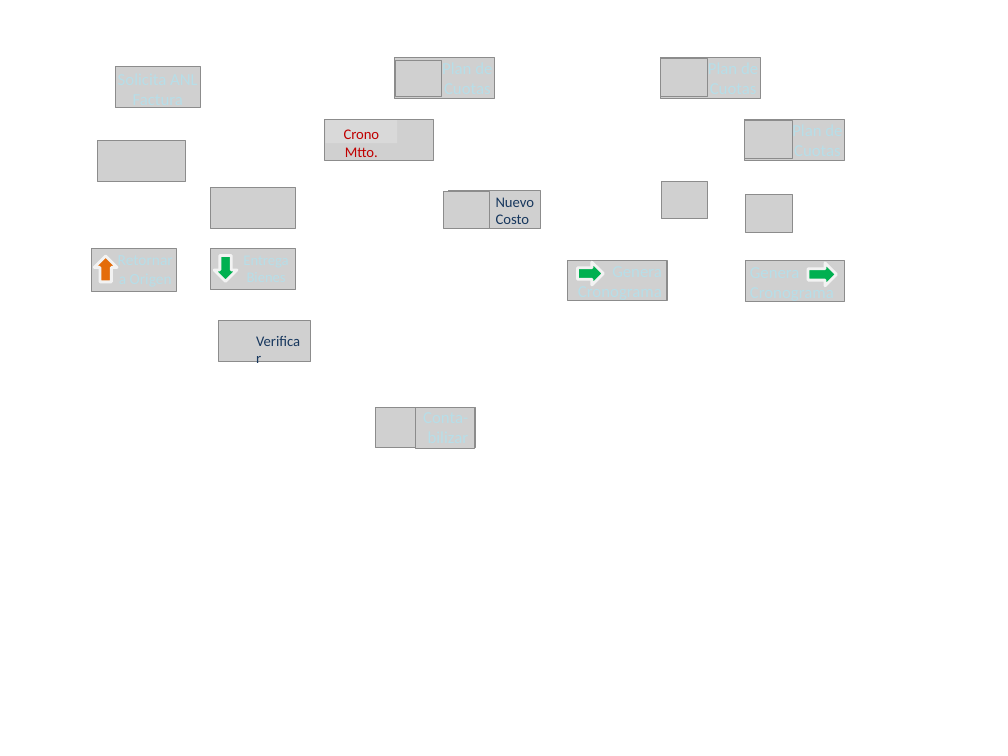
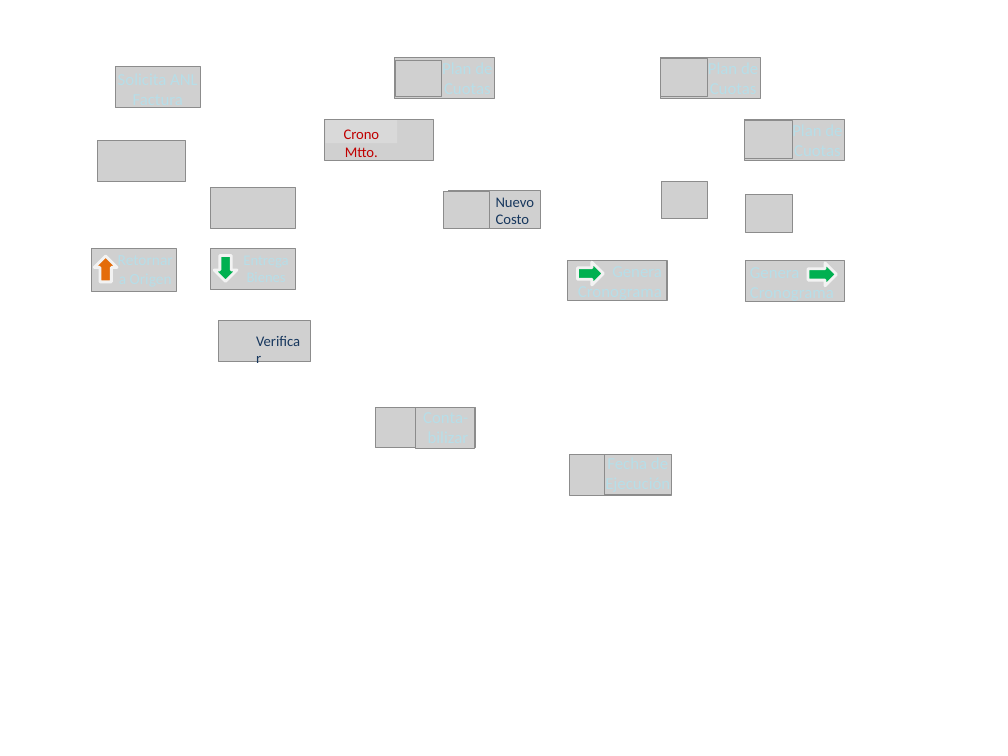
Before and after one commit to devcastro9/Sofia, a slide deck: slide 4 of imagenes/Botones.pptx. Drawn at 1008x756 pixels with LibreOffice and Linux fonts; fonts in the diff are those of the drawing; grey boxes stand for pictures. Boxes give left, top, right and bottom in pixels: in the first picture for what was removed or moved away, otherwise in the second. Text is boxed around its words. In the diff, an @@ line names an element or a change of style, - is before the commit and + after.

```diff
--- a/imagenes/Botones.pptx
+++ b/imagenes/Botones.pptx
@@ picture added at [570, 455, 669, 496] @@
@@ picture added at [605, 455, 672, 496] @@
@@ text added at [605, 453, 670, 494], 12 pt, text #B7DEE8 @@
+Fecha de
+Ejecución
```
Also in this commit, not shown: 24 other files.
